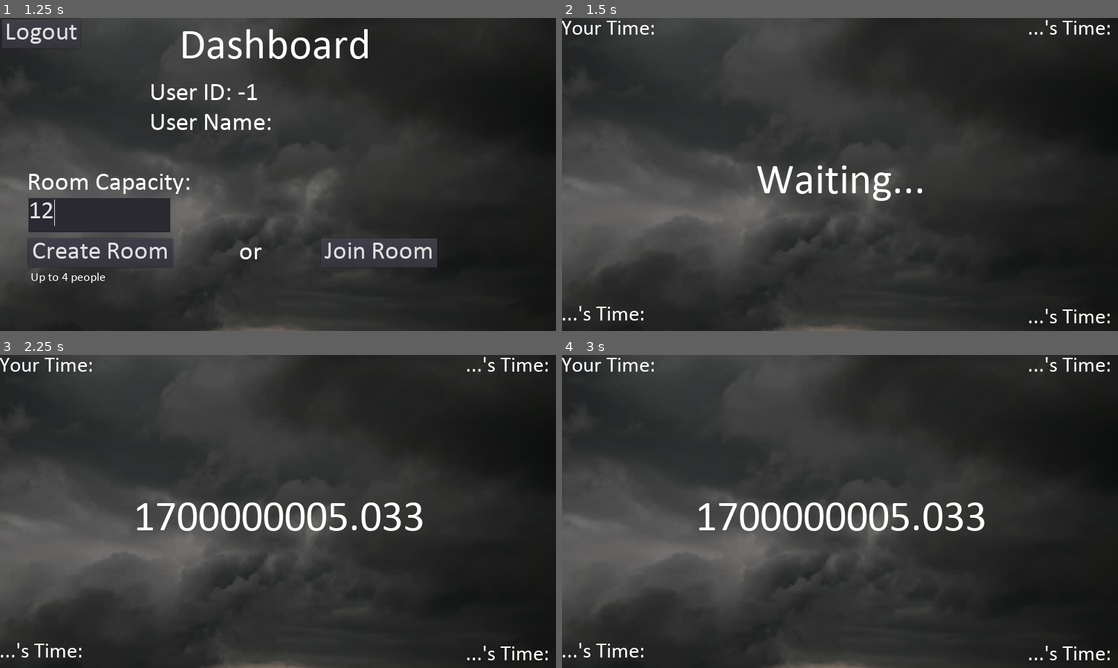
Above: before the commit, frames 1-4 (two rows, left to right).
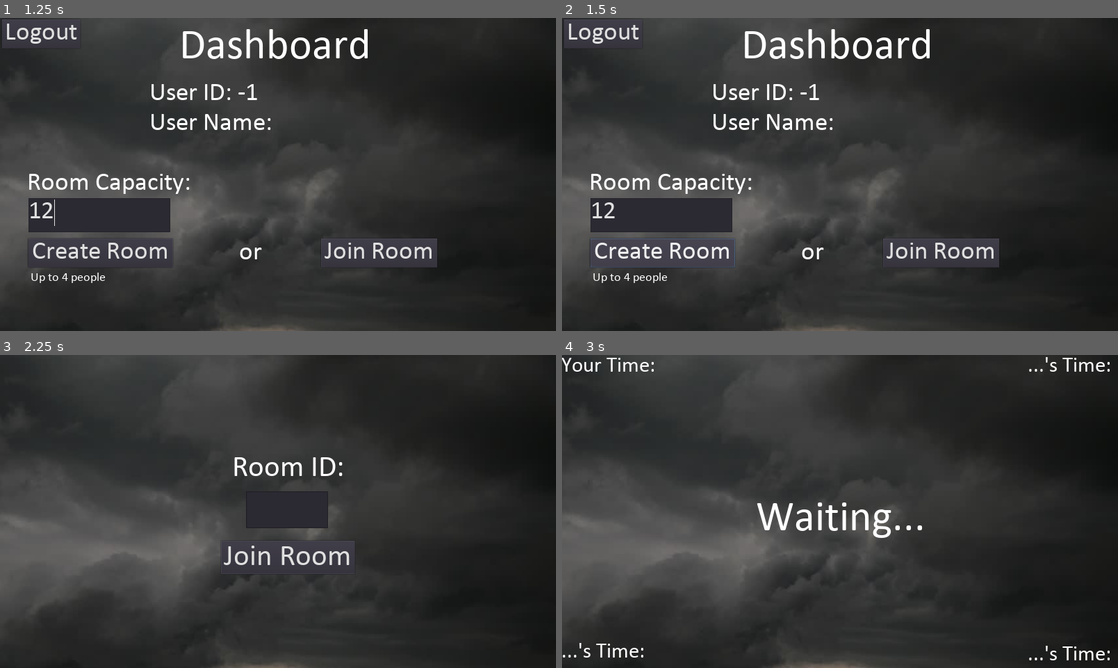
Above: after the commit, the same moments.

Repository: iamdejan/QuickShoot_Party
Game: Godot game, scene res://scenes/Dashboard.tscn
The game is run twice, just before and just after one commit, with the same random seed, the same clock (stepped at 60 frames per second) and the same inputs. This scene is started directly instead of the project's main scene.
Inputs (mouse positions are in pixels of both pictures, inside the frame that each line leads up to):
- Up to frame 1 (1.25 s): click (100, 215) at 0.52 s; type "12" at 0.6 s
- Up to frame 2 (1.5 s): click "Create Room" at 1.25 s
- Up to frame 3 (2.25 s): click (378, 589) at 2 s, where only the run after the commit has a clickable "Join Room"
- Up to frame 4 (3 s): click (851, 558) at 2.75 s, where only the run after the commit has a clickable "Join Room"

Frame 1 is identical in both runs. In frame 2, 9.1% of the frame differs, in the area x 0-99%, y 0-98%; in frame 3, 3.9%; in frame 4, 2.0%.
Error before the commit: Invalid get index 'data' (on base: 'Node (Session.gd)'). (res://scripts/Game.gd:28)
Error after the commit: Invalid get index 'Game' (on base: 'Dictionary'). (res://scripts/Game.gd:28)

Commit message:
Add create room logic

Diff:
--- a/scenes/Dashboard.tscn
+++ b/scenes/Dashboard.tscn
@@ -112,6 +112,12 @@
 rect_pivot_offset = Vector2( 40.3698, 18.511 )
 custom_fonts/font = SubResource( 2 )
 text = "Logout"
+
+[node name="JoinHTTPRequest" type="HTTPRequest" parent="."]
+
+[node name="HTTPRequest" type="HTTPRequest" parent="."]
 [connection signal="pressed" from="CreateRoomButton" to="." method="_on_CreateRoomButton_pressed"]
 [connection signal="pressed" from="JoinRoomButton" to="." method="_on_JoinRoomButton_pressed"]
 [connection signal="pressed" from="LogoutButton" to="." method="_on_LogoutButton_pressed"]
+[connection signal="request_completed" from="JoinHTTPRequest" to="." method="_on_JoinHTTPRequest_request_completed"]
+[connection signal="request_completed" from="HTTPRequest" to="." method="_on_HTTPRequest_request_completed"]
--- a/scripts/Dashboard.gd
+++ b/scripts/Dashboard.gd
@@ -6,14 +6,25 @@
 	pass
 
 func _on_CreateRoomButton_pressed():
-	#API Call will be implemented later
+	var maximum_capacity: int = int($RoomCapacity.text)
+	Session.data["maximum_capacity"] = maximum_capacity
+	var data: Dictionary = {
+		"Payload": {
+			"MaxMemberCount": maximum_capacity
+		}
+	}
+	var json_sent = JSON.print(data)
+	var headers = ["Content-Type: application/json"]
 
-	get_tree().change_scene(Session.build_scene_URL("Game"))
+	$HTTPRequest.request(Session.URL + "/room/new",
+						 headers,
+						 false,
+						 HTTPClient.METHOD_POST,
+						 json_sent)
+
 	pass
 
 func _on_JoinRoomButton_pressed():
-	#API Call will be implemented later
-
 	get_tree().change_scene(Session.build_scene_URL("JoinRoom"))
 	pass
 
@@ -22,3 +33,38 @@
 	Session.flush()
 	get_tree().change_scene(Session.build_scene_URL("Home"))
 	pass
+
+func self_join():
+	var room_data: Dictionary = Session.data["Game"]
+	var maximum_capacity = Session.data["maximum_capacity"]
+
+	var data = {
+		"Payload": {
+			"ID": Session.user_data["id"],
+			"Name": Session.user_data["name"]
+		}
+	}
+
+	var json_sent = JSON.print(data)
+
+	var headers = ["Content-Type: application/json"]
+	$JoinHTTPRequest.request(Session.URL + "/room/" + String(room_data["ID"]) + "/member/new",
+						headers,
+						false,
+						HTTPClient.METHOD_POST,
+						json_sent)
+
+	pass
+
+func _on_HTTPRequest_request_completed(result, response_code, headers, body):
+	if response_code == 200:
+		var json = JSON.parse(body.get_string_from_utf8())
+		var data: Dictionary = json.result
+		Session.data["Game"] = data
+		self_join()
+	pass
+
+func _on_JoinHTTPRequest_request_completed(result, response_code, headers, body):
+	if response_code == 200:
+		get_tree().change_scene(Session.build_scene_URL("Game"))
+	pass
--- a/scripts/Session.gd
+++ b/scripts/Session.gd
@@ -2,6 +2,8 @@
 
 const prefix: String = "res://scenes/"
 const extension: String = "tscn"
+
+const URL = "http://localhost:8080"
 
 func build_scene_URL(key) -> String:
 	return prefix + key + "." + extension
@@ -10,6 +12,12 @@
 	"name": "",
 	"id": -1
 }
+
+var data: Dictionary = {}
+
+func empty_data():
+	data.clear()
+	pass
 
 var scene_source: String = ""
 
